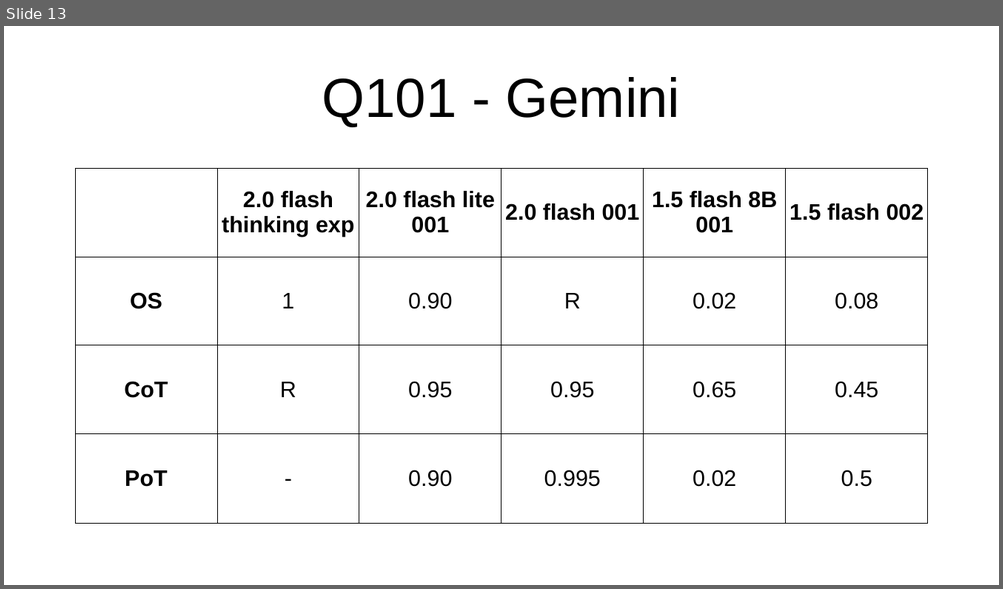
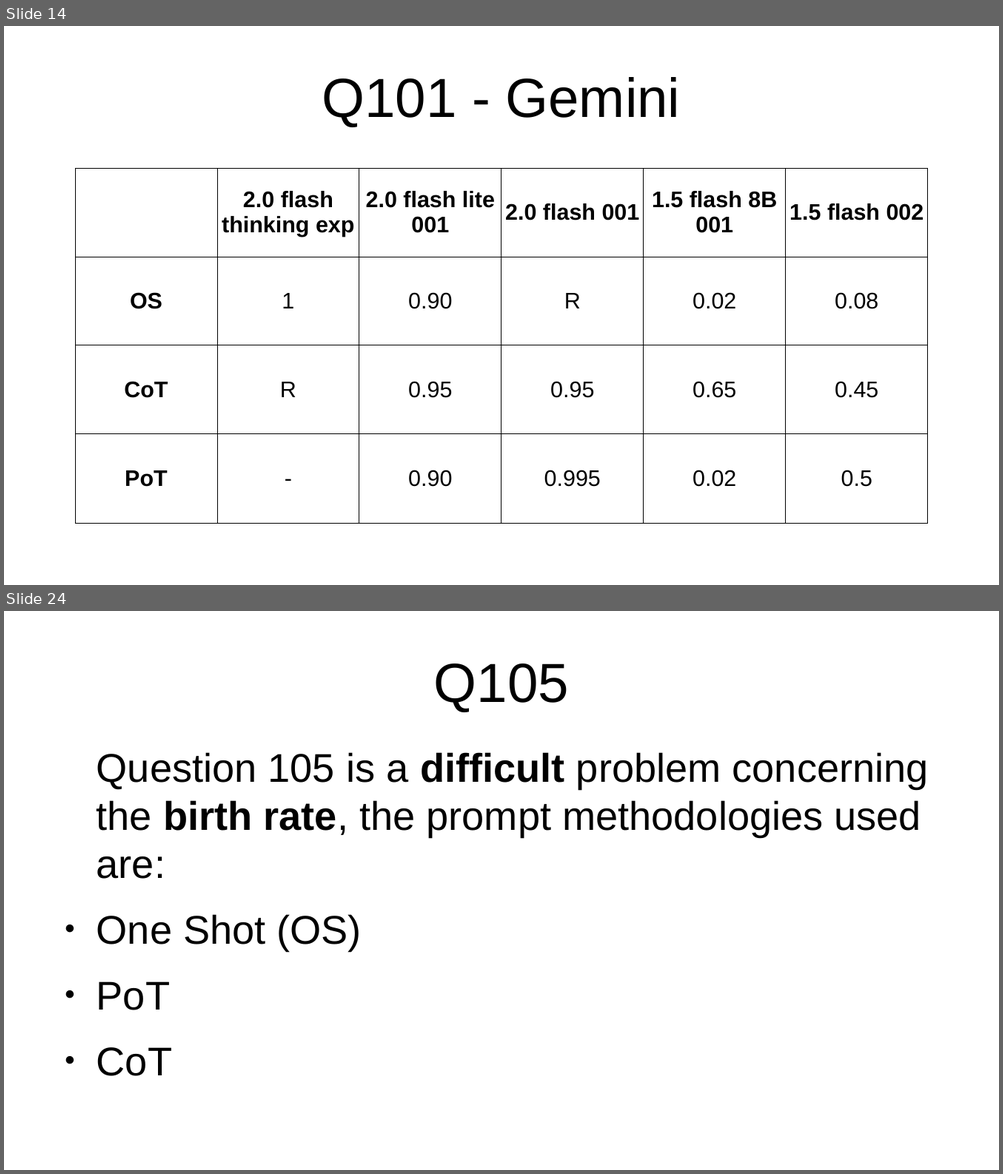
Before and after one commit to PieBerto/Stress-testing-chatbots, a slide deck: Slideshow/Results_presentation.odp. Shown one above the other, each under a label of ours: slide 13 before the commit, slides 14 and 24 after it; the slides between them are not shown. The pictures are 1003x589 and 1003x1174 pixels, drawn with LibreOffice and Linux fonts; fonts in the diff are those of the drawing. Boxes give left, top, right and bottom in pixels: in the first picture for what was removed or moved away, otherwise in the second. Text is boxed around its words. In the diff, an @@ line names an element or a change of style, - is before the commit and + after.

```diff
--- a/Slideshow/Results_presentation.odp
+++ b/Slideshow/Results_presentation.odp
@@ slide 24 added at bbox=[4, 611, 999, 1170], background #FFFFFF @@
@@ title added at bbox=[434, 664, 569, 712], 44 pt, text #000000 @@
+Q105
@@ text added at bbox=[96, 752, 928, 1076], 32 pt, text #000000 @@
+Question 105 is a difficult problem concerning the birth rate, the prompt methodologies used are:
+● One Shot (OS)
+● PoT
+● CoT
@@ what was slide 13 is now slide 14 @@
```
Also in this commit, not shown: 47 other slides added.
